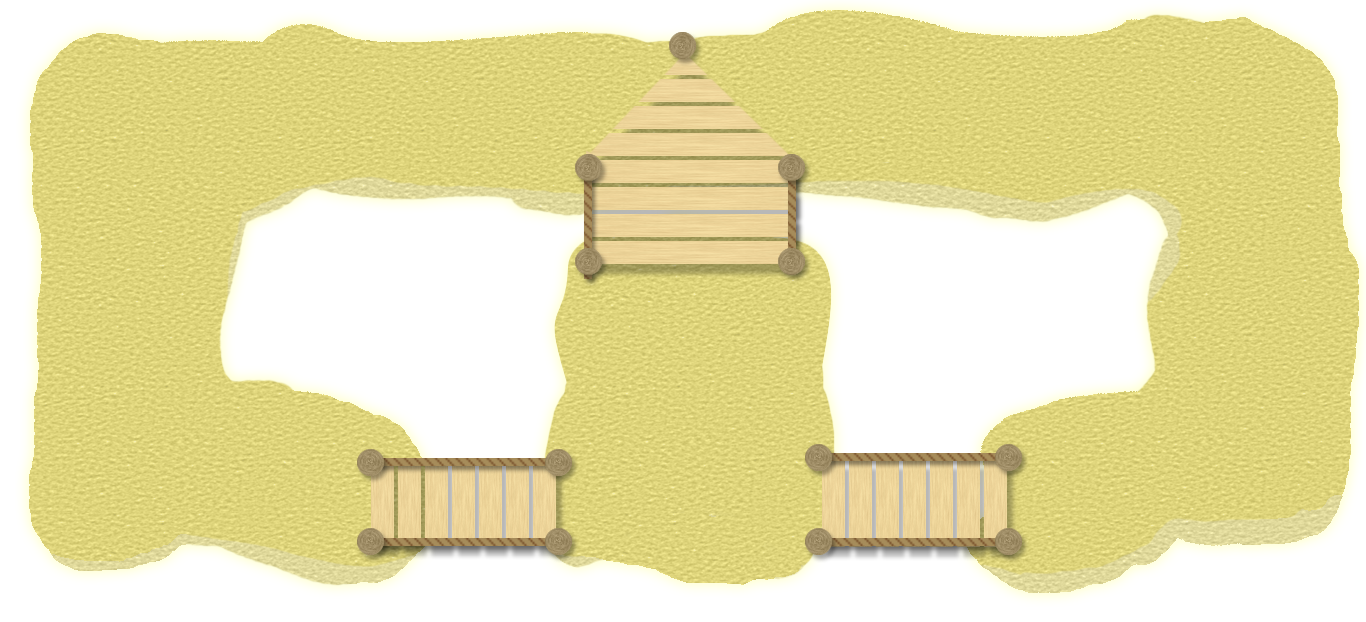
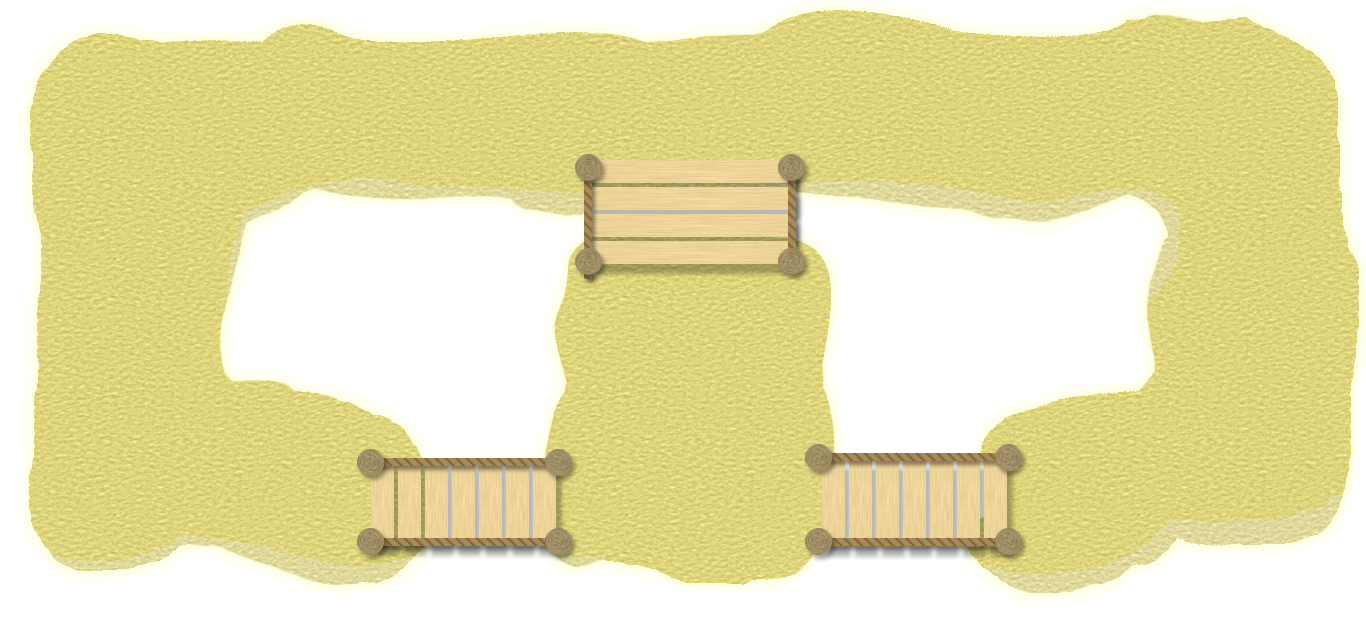
Revision of a layered w=1366, h=622 image; what changed, layer by layer:
removed layer "Ellipse 3 copy 8" from group "Posts" over [669, 32, 696, 59]
removed layer "Board 1 copy 16" from group "Top-mid bridge" over [586, 133, 789, 156]
removed layer "Board 1 copy 15" from group "Top-mid bridge" over [612, 106, 764, 129]
removed layer "Board 1 copy 21" from group "Top-mid bridge" over [663, 52, 708, 75]
removed layer "Board 1 copy 14" from group "Top-mid bridge" over [638, 79, 736, 102]
